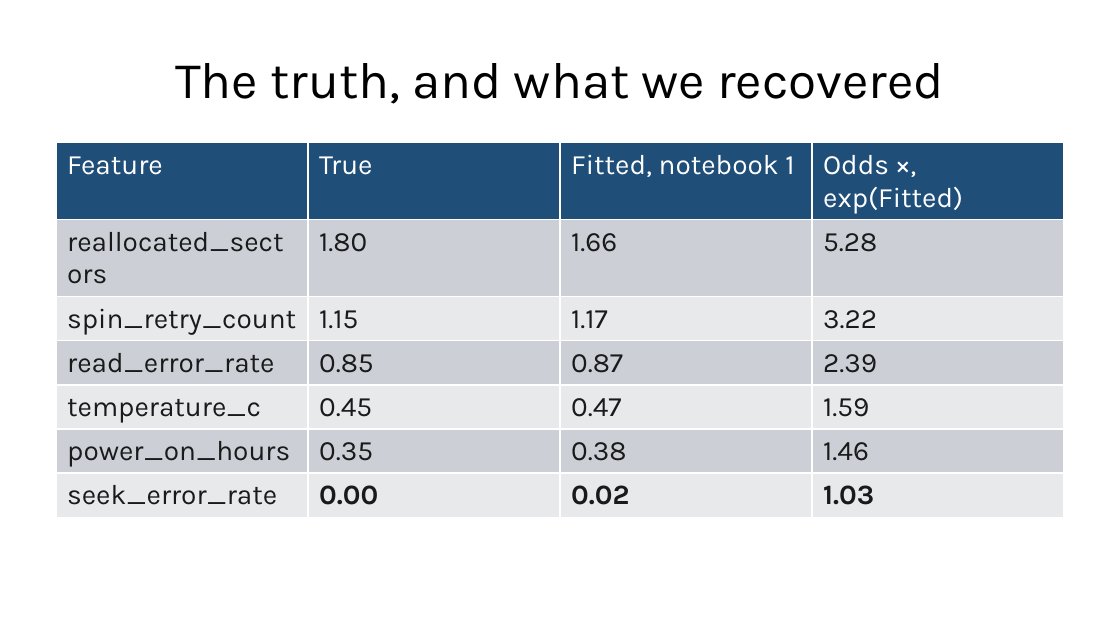
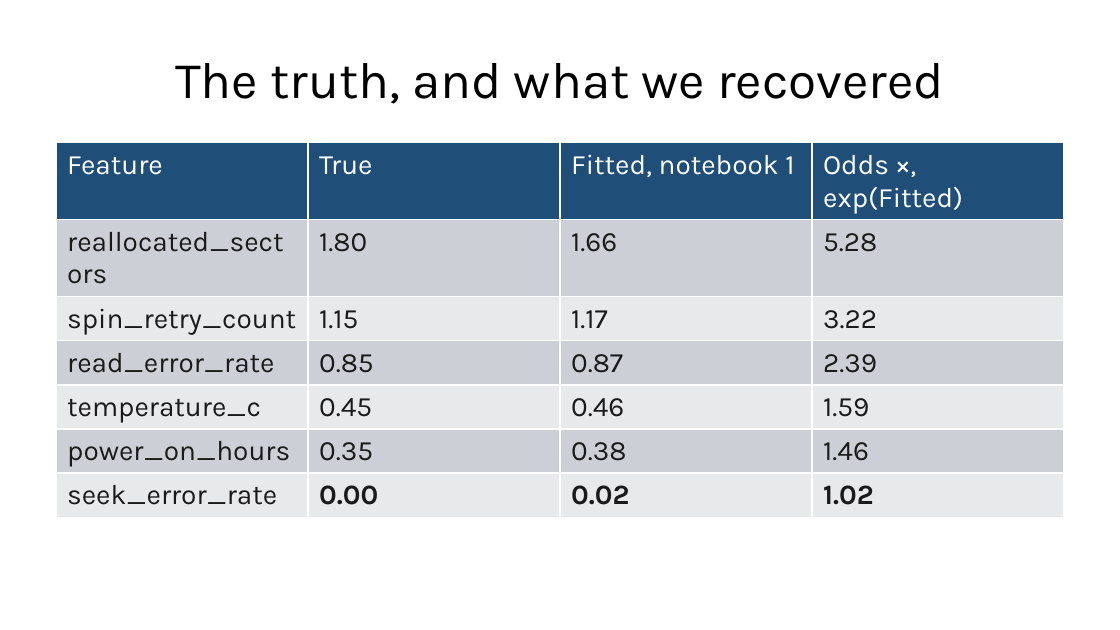
Before and after one commit to fabioantonini/technologies-for-artificial-intelligence, a slide deck: slide 14 of Lessons/04_classification_and_metrics/Slides/classification_and_metrics_slides.pptx. Drawn at 1120x630 pixels with LibreOffice and Linux fonts; fonts in the diff are those of the drawing; background and template pictures are left out. Boxes give left, top, right and bottom in pixels: in the first picture for what was removed or moved away, otherwise in the second. Text is boxed around its words. In the diff, an @@ line names an element or a change of style, - is before the commit and + after.

```diff
--- a/Lessons/04_classification_and_metrics/Slides/classification_and_metrics_slides.pptx
+++ b/Lessons/04_classification_and_metrics/Slides/classification_and_metrics_slides.pptx
@@ table at (56, 143, 1064, 559) @@
-row 5, column 3: 0.47
+row 5, column 3: 0.46
-row 7, column 4: 1.03
+row 7, column 4: 1.02
```
Also in this commit, not shown: 3 other slides changed, 13 other files.
